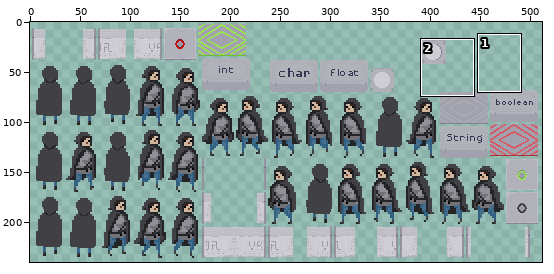
Two versions of one sprite sheet, core/assets/spritesheet/tryandcatchpack.png. Above, an overview of the earlier version with the close-up marked.
Close-up. The starting point:
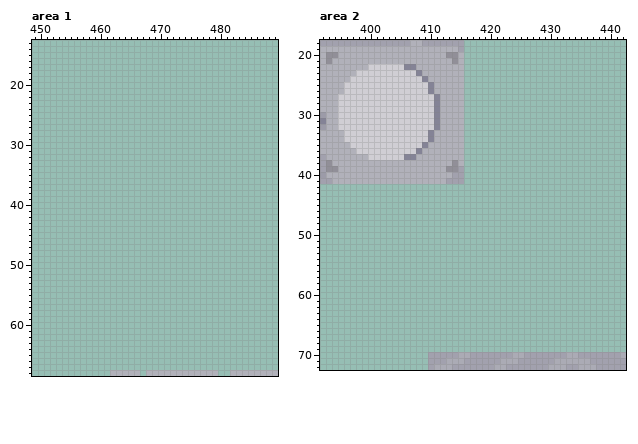
The file is 512x256 pixels. Colours within 5 levels of each other are drawn and written as one. Shown: area 1: x 449..489, y 13..68; area 2: x 392..442, y 18..72. The old version is drawn lined up with the new one. The wide view leaves out empty margins. The commit also changed other parts of the picture, which this record leaves out.
The same view after the edit:
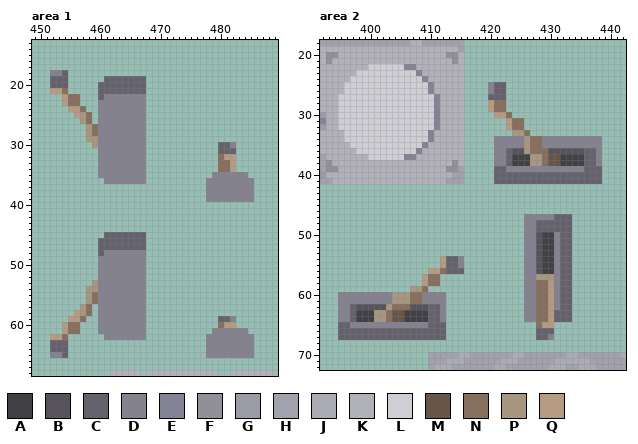
Palette (. is transparent): A #414044  B #56535d  C #65626e  D #858290  E #848396  F #918f98  G #9c9ba8  H #a2a1ae  J #ababb5  K #b1b1ba  L #d0ced4  M #675546  N #866f5d  P #a79781  Q #b69b83
Diff:
drawings rearranged on the sheet (the old picture shows each at its new place)
Area 1:
y 18: x 452..454 ... -> DDC
y 19: x 452..454 ... -> CCC; x 461..467 ....... -> CCCCCCC
y 20: x 452..454 ... -> CCC; x 460..467 ........ -> CCCCCCCC
y 21: x 452..454 ... -> QQN; x 460..467 ........ -> CCCCCCCC
y 22: x 454..456 ... -> QNN; x 460..467 ........ -> CDDDDDDD
y 23: x 454..456 ... -> QNN; x 460..467 ........ -> DDDDDDDD
y 24: x 455..457 ... -> QQN; x 460..467 ........ -> DDDDDDDD
y 25: x 456..458 ... -> QPN; x 460..467 ........ -> DDDDDDDD
y 26: x 457..458 .. -> PN; x 460..467 ........ -> DDDDDDDD
y 27..28: x 458..467 .......... -> PNDDDDDDDD
y 29: x 458..467 .......... -> PPDDDDDDDD
y 30: x 459..467 ......... -> PDDDDDDDD; x 480..482 ... -> CCD
y 31: x 460..467 ........ -> DDDDDDDD; x 480..482 ... -> CCC
y 32: x 460..467 ........ -> DDDDDDDD; x 480..482 ... -> NQQ
y 33..34: x 460..467 ........ -> DDDDDDDD; x 480..482 ... -> NNQ
y 35: x 460..467 ........ -> DDDDDDDD; x 479..484 ...... -> DDDDDD
y 36: x 461..467 ....... -> DDDDDDD; x 478..485 ........ -> DDDDDDDD
y 37..39: x 478..485 ........ -> DDDDDDDD
y 45: x 461..467 ....... -> CCCCCCC
y 46..47: x 460..467 ........ -> CCCCCCCC
y 48: x 460..467 ........ -> CDDDDDDD
y 49..52: x 460..467 ........ -> DDDDDDDD
y 53: x 459..467 ......... -> PDDDDDDDD
y 54: x 458..467 .......... -> PPDDDDDDDD
y 55..56: x 458..467 .......... -> PNDDDDDDDD
y 57: x 457..458 .. -> PN; x 460..467 ........ -> DDDDDDDD
y 58: x 456..458 ... -> QPN; x 460..467 ........ -> DDDDDDDD
y 59: x 455..457 ... -> QQN; x 460..467 ........ -> DDDDDDDD; x 480..482 ... -> CCD
y 60: x 454..456 ... -> QNN; x 460..467 ........ -> DDDDDDDD; x 480..482 ... -> NQQ
y 61: x 454..456 ... -> QNN; x 460..467 ........ -> DDDDDDDD; x 479..484 ...... -> DDDDDD
y 62: x 452..454 ... -> QQN; x 461..467 ....... -> DDDDDDD; x 478..485 ........ -> DDDDDDDD
y 63..64: x 452..454 ... -> CCC; x 478..485 ........ -> DDDDDDDD
y 65: x 452..454 ... -> DDC; x 478..485 ........ -> DDDDDDDD
Area 2:
y 25..26: x 420..422 ... -> DCC
y 27: x 420..422 ... -> CCC
y 28..29: x 420..422 ... -> QNN
y 30: x 421..423 ... -> QQN
y 31..32: x 423..425 ... -> QNN
y 33: x 424..426 ... -> PPN
y 34..35: x 421..438 .................. -> DDDDDPNNDDDDDDDDDD
y 36: x 421..438 .................. -> DDCBBPNNNBBBBBBCCD
y 37..38: x 421..438 .................. -> DDCAAAPPNMMAAAACCD
y 39: x 421..438 .................. -> CCDDDDDDDDDDDDDCCC
y 40..41: x 421..438 .................. -> CCCCCCCCCCCCCCCCCC
y 47: x 426..433 ........ -> DDDDDCCC
y 48..49: x 426..433 ........ -> DDCCCCCC
y 50..53: x 426..433 ........ -> DDBAADCC
y 54..55: x 412..415 .... -> QCCD; x 426..433 ........ -> DDBAADCC
y 56: x 410..415 ...... -> QQNCCC; x 426..433 ........ -> DDBAADCC
y 57: x 409..411 ... -> QNN; x 426..433 ........ -> DDPPPDCC
y 58: x 409..411 ... -> QNN; x 426..433 ........ -> DDNNQDCC
y 59: x 407..409 ... -> PPN; x 426..433 ........ -> DDNNQDCC
y 60..61: x 395..412 .................. -> DDDDDDDDDPPPNNDDDD; x 426..433 ........ -> DDNNQDCC
y 62: x 395..412 .................. -> DDCBBBBBPNNNBBBCCD; x 426..433 ........ -> DDNNQDCC
y 63..64: x 395..412 .................. -> DDCAAAPPNMMAAAACCD; x 426..433 ........ -> DDNNQCCC
y 65: x 395..412 .................. -> CCDDDDDDDDDDDDDCCC; x 428..430 ... -> NQQ
y 66: x 395..412 .................. -> CCCCCCCCCCCCCCCCCC; x 428..430 ... -> CCC
y 67: x 395..412 .................. -> CCCCCCCCCCCCCCCCCC; x 428..430 ... -> CCD
Changed places in both close-ups, as pixel boxes (x1, y1, x2, y2):
added: (50, 70, 146, 184)
added: (206, 142, 254, 202)
added: (50, 232, 146, 358)
added: (206, 316, 254, 358)
added: (488, 82, 602, 184)
added: (524, 214, 572, 340)
added: (338, 256, 464, 340)
